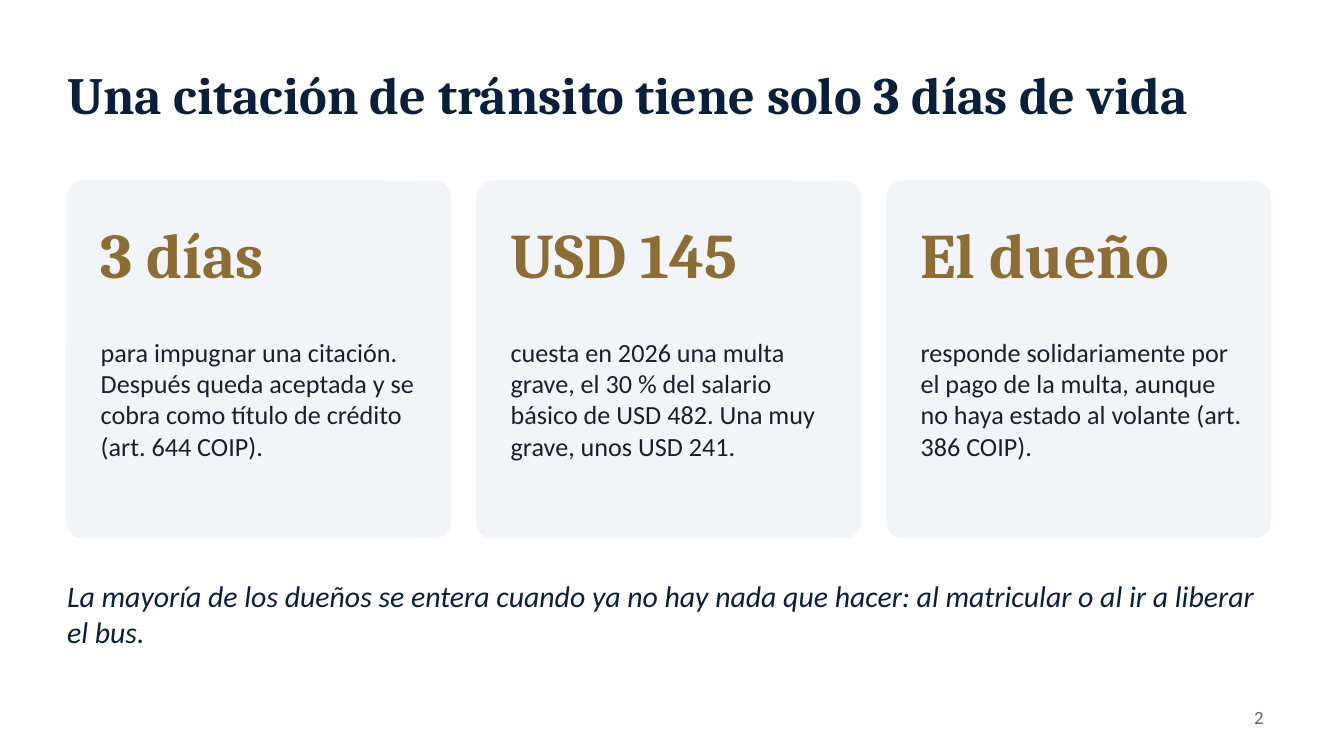
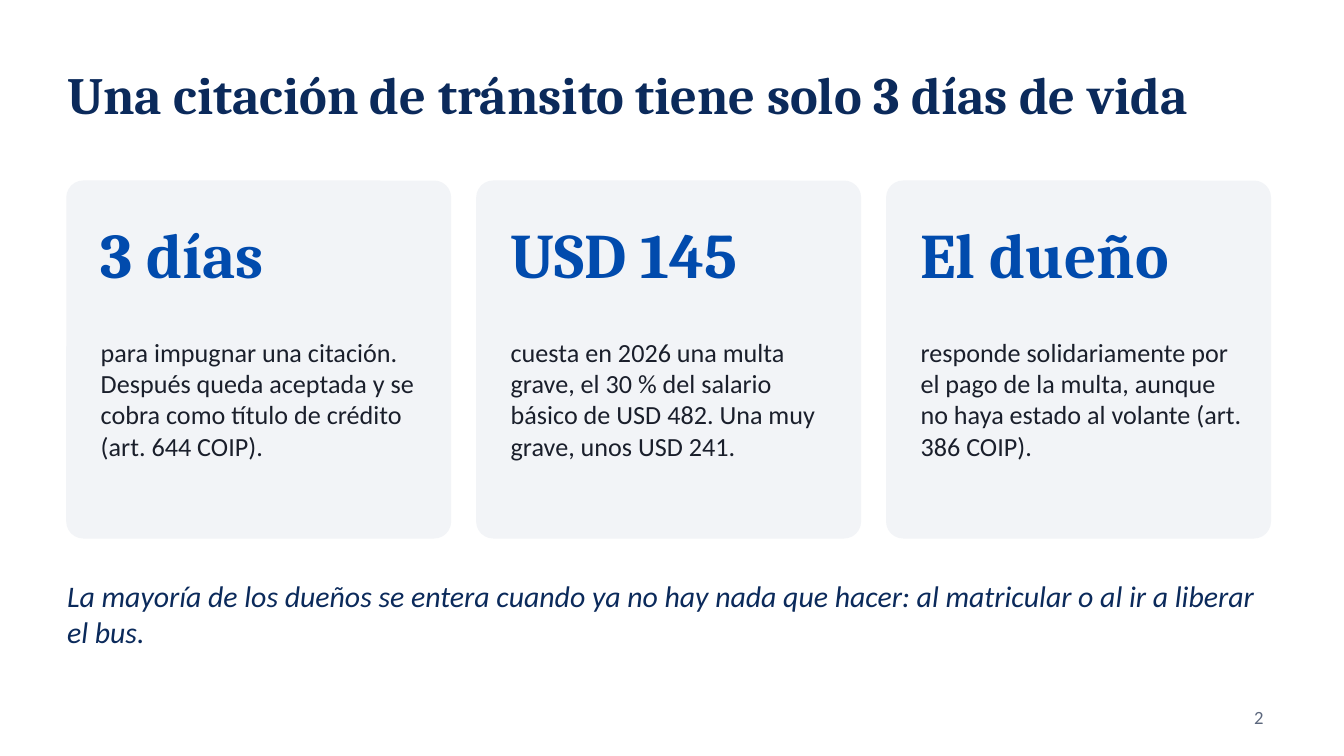
Before and after one commit to fernandotufino1983-arch/Almacenamiento-claude, a slide deck: slide 2 of jurix-global/presentacion-plan-ruta-segura-version-b.pptx. Drawn at 1344x756 pixels with LibreOffice and Linux fonts; fonts in the diff are those of the drawing; background and template pictures are left out. Boxes give left, top, right and bottom in pixels: in the first picture for what was removed or moved away, otherwise in the second. Text is boxed around its words. In the diff, an @@ line names an element or a change of style, - is before the commit and + after.

```diff
--- a/jurix-global/presentacion-plan-ruta-segura-version-b.pptx
+++ b/jurix-global/presentacion-plan-ruta-segura-version-b.pptx
@@ title "Una citación de tránsito tiene ..." at [67, 76, 1187, 115]: text colour #0A1F3A to #0B2A5B @@
@@ text colour #8C6D36 to #014BAD in 3 elements at [101, 233, 264, 279], [511, 234, 738, 279], [921, 234, 1169, 279] @@
@@ text "La mayoría de los dueños ..." at [67, 586, 1254, 644]: text colour #0A1F3A to #0B2A5B @@
```
Also in this commit, not shown: 10 other slides changed, 13 other files.
